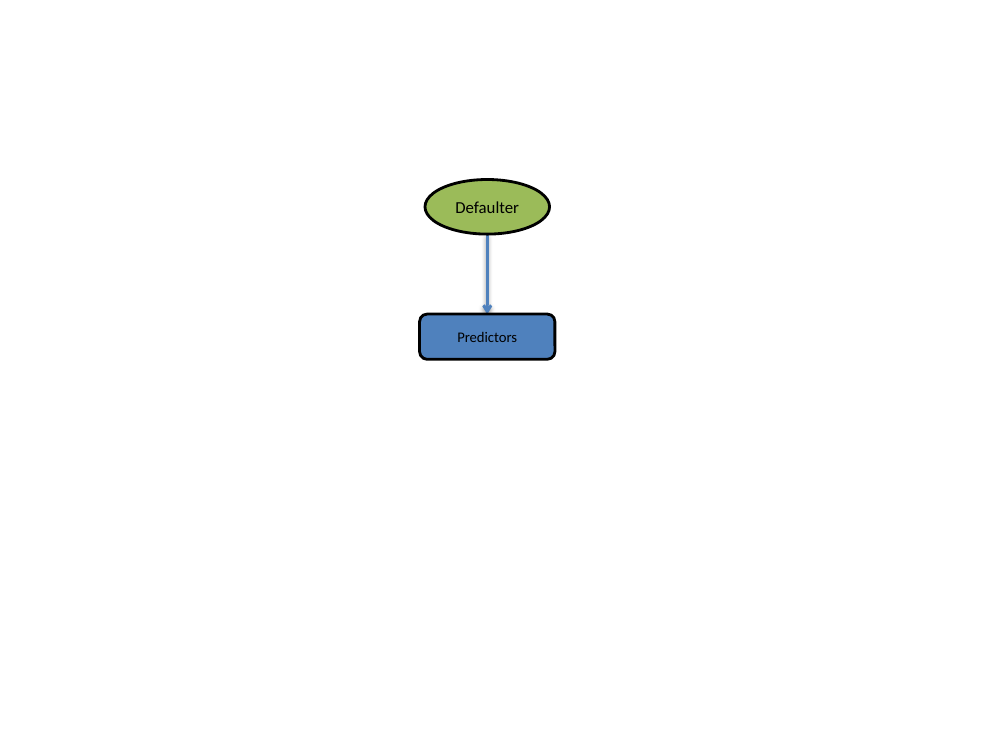
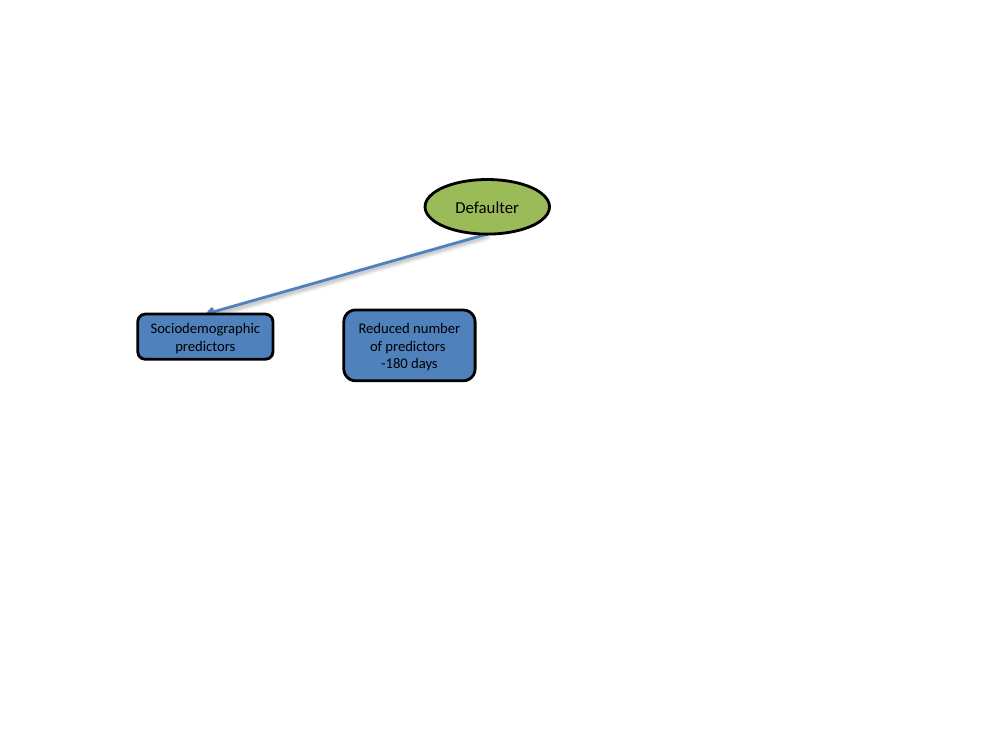
Before and after one commit to amidst/toolbox, a slide deck: slide 2 of doc/D2.1_AMIDSTModelingFramework/figures/CajaMarModelsBucket.pptx. Drawn at 1008x756 pixels with LibreOffice and Linux fonts; fonts in the diff are those of the drawing. Boxes give left, top, right and bottom in pixels: in the first picture for what was removed or moved away, otherwise in the second. Text is boxed around its words. In the diff, an @@ line names an element or a change of style, - is before the commit and + after.

```diff
--- a/doc/D2.1_AMIDSTModelingFramework/figures/CajaMarModelsBucket.pptx
+++ b/doc/D2.1_AMIDSTModelingFramework/figures/CajaMarModelsBucket.pptx
@@ arrow moved from (487, 234) - (487, 314) to (487, 234) - (206, 314) @@
@@ rounded rectangle "Sociodemographic predictors": place and size @@
-rounded rectangle "Sociodemographic predictors" at (419,314,554,360)
+rounded rectangle "Sociodemographic predictors" at (138,314,273,360)
@@ text in rounded rectangle at (151,323,260,354): text changed @@
-Predictors
+Sociodemographic predictors
@@ rounded rectangle added at (344,310,475,381), fill #4F81BD, outline #000000 2 pt, 10.5 pt, text #000000 @@
+Reduced number of predictors
+-180 days
```
Also in this commit, not shown: 1 other slide changed, 5 other files.
